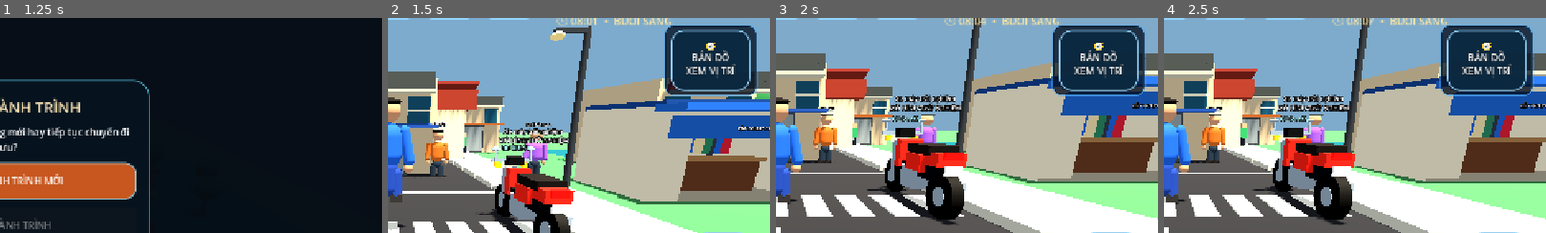
Above: before the commit, frames 1-4 (left to right).
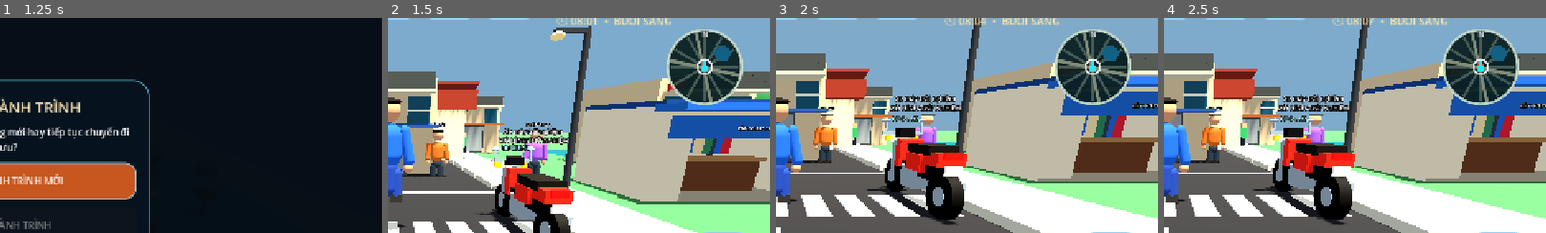
Above: after the commit, the same moments.

Repository: temu838655-dev/Vi-t-Nam-Du-L-ch
Game: Godot game, scene res://scenes/main.tscn
Same seed, same stepped clock (60 frames per second), same inputs: the game is played once before the commit and once after it.
Inputs:
- Up to frame 1 (1.25 s): click "▶ CHƠI NGAY" at 0.5 s
- Up to frame 2 (1.5 s): click "BẮT ĐẦU HÀNH TRÌNH MỚI" at 1.25 s
- Up to frame 3 (2 s): no input
- Up to frame 4 (2.5 s): click "DẪN ĐƯỜNG ĐẾN NHIỆM VỤ" at 2 s
The pictures show only the part of the screen within x 50-100%, y 11-61%; the shares and areas given below are measured in that part.

Frame 1 is identical in both runs. In frame 2, 6.6% of the frame differs, in the area x 72-97%, y 3-41%; in frame 3, 6.5%; in frame 4, 6.5%.

Commit message:
Add circular live minimap to match reference gameplay HUD

Diff:
--- a/Godot/scripts/mobile_hud.gd
+++ b/Godot/scripts/mobile_hud.gd
@@ -99,6 +99,48 @@
 			accept_event()
 
 
+class RoundMiniMap:
+	extends Control
+
+	var player_rotation_y := 0.0
+	var has_waypoint := false
+	var waypoint_direction := Vector2.ZERO
+
+	func _ready() -> void:
+		custom_minimum_size = Vector2(132, 132)
+		mouse_filter = Control.MOUSE_FILTER_STOP
+
+	func _draw() -> void:
+		var center := size * 0.5
+		var radius := minf(size.x, size.y) * 0.47
+		draw_circle(center, radius, Color(0.035, 0.12, 0.13, 0.94))
+		# A compact stylised street map, clipped visually to the circular boundary.
+		for angle_index in range(0, 360, 30):
+			var angle := deg_to_rad(float(angle_index))
+			var start := center + Vector2(cos(angle), sin(angle)) * (radius * 0.18)
+			var finish := center + Vector2(cos(angle), sin(angle)) * (radius * 0.91)
+			draw_line(start, finish, Color(0.34, 0.43, 0.39, 0.78), 3.0, true)
+		draw_line(center + Vector2(-radius, -radius * 0.18), center + Vector2(radius, radius * 0.24), Color(0.53, 0.57, 0.49, 0.95), 5.0, true)
+		draw_line(center + Vector2(-radius * 0.25, -radius), center + Vector2(radius * 0.18, radius), Color(0.53, 0.57, 0.49, 0.95), 4.0, true)
+		draw_circle(center + Vector2(radius * 0.48, -radius * 0.36), radius * 0.22, Color(0.07, 0.38, 0.52, 0.98))
+		draw_arc(center, radius, 0.0, TAU, 64, Color(0.78, 0.86, 0.79, 0.95), 3.0, true)
+		if has_waypoint:
+			var target := center + waypoint_direction.limit_length(radius * 0.62)
+			draw_line(center, target, Color(1.0, 0.76, 0.18, 0.95), 3.0, true)
+			draw_circle(target, 6.0, Color(1.0, 0.25, 0.19, 1.0))
+		var forward := Vector2(sin(player_rotation_y), -cos(player_rotation_y))
+		var side := Vector2(-forward.y, forward.x)
+		var arrow := PackedVector2Array([center + forward * 14.0, center - forward * 9.0 + side * 7.0, center - forward * 9.0 - side * 7.0])
+		draw_colored_polygon(arrow, Color(0.18, 0.88, 1.0, 1.0))
+		draw_arc(center, 12.0, 0.0, TAU, 32, Color(1.0, 1.0, 1.0, 0.9), 2.0, true)
+		draw_string(ThemeDB.fallback_font, Vector2(center.x - 4.0, 15.0), "N", HORIZONTAL_ALIGNMENT_LEFT, -1, 12, Color(1.0, 1.0, 1.0))
+
+	func _gui_input(event: InputEvent) -> void:
+		if (event is InputEventMouseButton and event.pressed and event.button_index == MOUSE_BUTTON_LEFT) or (event is InputEventScreenTouch and event.pressed):
+			get_viewport().set_input_as_handled()
+			get_parent().call_deferred("_open_local_map")
+
+
 var player: CharacterBody3D
 var status_label: Label
 var clock_label: Label
@@ -128,6 +170,7 @@
 var phone_overlay: Control
 var map_overlay: Control
 var map_canvas: LocalMapCanvas
+var minimap_widget: RoundMiniMap
 var active_waypoint := Vector3.ZERO
 var active_waypoint_name := "Điểm đánh dấu"
 var has_active_waypoint := false
@@ -274,17 +317,14 @@
 			"⚙\nCÀI ĐẶT": action_button.pressed.connect(open_game_settings)
 		top_actions.add_child(action_button)
 
-	# A tappable local map replaces the old decorative placeholder.
-	var map_panel := _make_hud_panel(Vector2(-100 if compact_layout else -178, 78 if compact_layout else 88), Vector2(82 if compact_layout else 156, 68 if compact_layout else 118))
-	map_panel.set_anchors_preset(Control.PRESET_TOP_RIGHT)
-	ui_root.add_child(map_panel)
-	var map_button := Button.new()
-	map_button.text = "🧭\nBẢN ĐỒ\nXEM VỊ TRÍ"
-	map_button.set_anchors_and_offsets_preset(Control.PRESET_FULL_RECT)
-	map_button.add_theme_font_size_override("font_size", 12 if compact_layout else 16)
-	_style_game_button(map_button, Color(0.04, 0.16, 0.25, 0.94))
-	map_button.pressed.connect(_open_local_map)
-	map_panel.add_child(map_button)
+	# Circular minimap with a live player heading, matching the reference HUD.
+	minimap_widget = RoundMiniMap.new()
+	minimap_widget.name = "RoundMiniMap"
+	minimap_widget.set_anchors_preset(Control.PRESET_TOP_RIGHT)
+	minimap_widget.position = Vector2(-148 if compact_layout else -176, 78 if compact_layout else 92)
+	minimap_widget.custom_minimum_size = Vector2(112, 112) if compact_layout else Vector2(132, 132)
+	minimap_widget.size = minimap_widget.custom_minimum_size
+	ui_root.add_child(minimap_widget)
 
 	# Fixed bottom-left joystick: the base never follows the finger.
 	joystick_base = Panel.new()
@@ -802,6 +842,13 @@
 		map_canvas.player_rotation_y = player.rotation.y
 		map_canvas.map_center = player.global_position
 		map_canvas.queue_redraw()
+	if is_instance_valid(minimap_widget) and is_instance_valid(player):
+		minimap_widget.player_rotation_y = player.rotation.y
+		minimap_widget.has_waypoint = has_active_waypoint
+		if has_active_waypoint:
+			var delta_to_target := active_waypoint - player.global_position
+			minimap_widget.waypoint_direction = Vector2(delta_to_target.x, delta_to_target.z).normalized()
+		minimap_widget.queue_redraw()
 	if is_instance_valid(waypoint_marker):
 		waypoint_animation_time += delta
 		waypoint_marker.rotation.y += delta * 0.55
